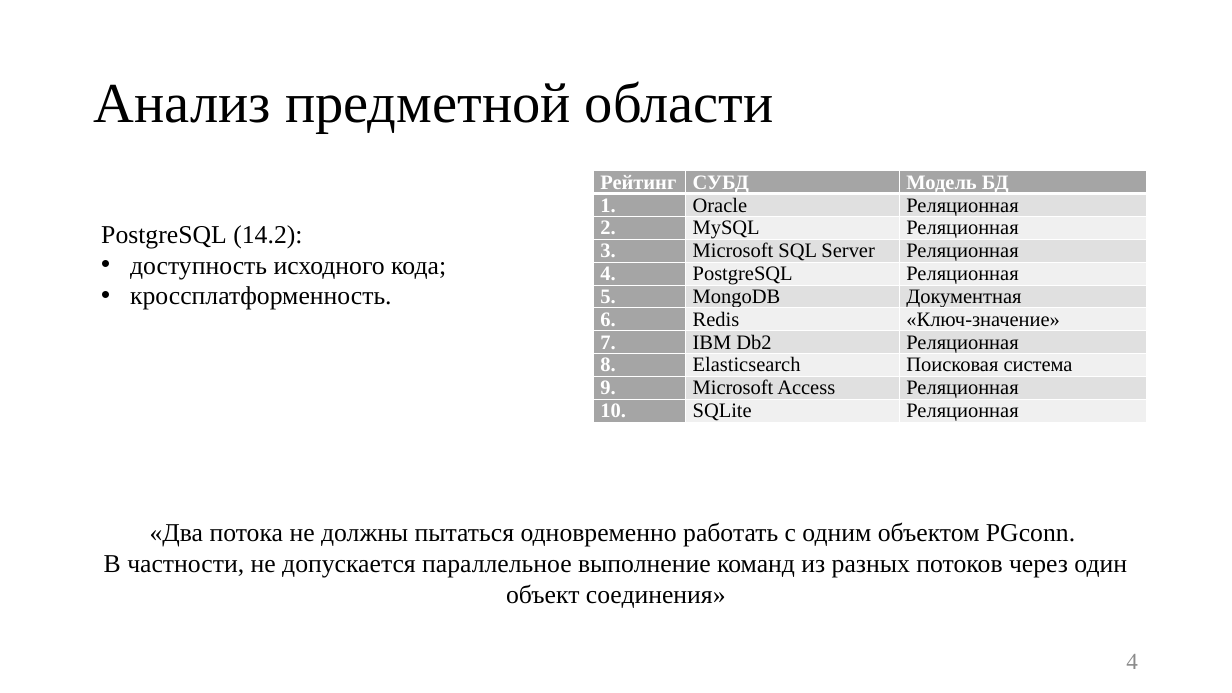
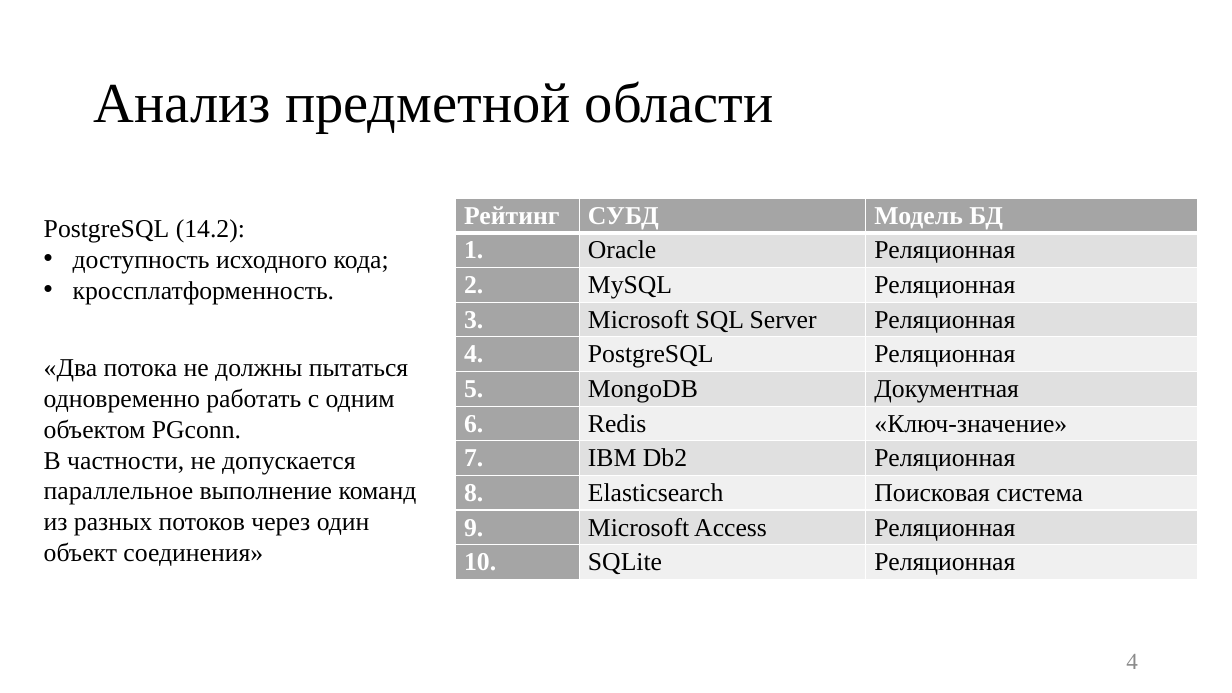
Before and after one commit to platosha-git/Diplom-theory, a slide deck: slide 4 of Презентация.pptx. Drawn at 1232x693 pixels with LibreOffice and Linux fonts; fonts in the diff are those of the drawing. Boxes give left, top, right and bottom in pixels: in the first picture for what was removed or moved away, otherwise in the second. Text is boxed around its words. In the diff, an @@ line names an element or a change of style, - is before the commit and + after.

```diff
--- a/Презентация.pptx
+++ b/Презентация.pptx
@@ text "PostgreSQL (14.2):": place and size @@
-text "PostgreSQL (14.2):" at (101,225,446,310)
+text "PostgreSQL (14.2):" at (44,219,389,304)
@@ table at (456,199,1198,580) @@
@@ size 16 to 20 pt @@
@@ table: place and size @@
-table at (593,171,1147,442)
+table at (456,199,1198,580)
@@ text "«Два потока не должны пытаться ...": place and size @@
-text "«Два потока не должны пытаться ..." at (104,522,1127,608)
+text "«Два потока не должны пытаться ..." at (44,359,417,566)
@@ text "«Два потока не должны пытаться ..." at (44,359,417,566): alignment centre to left @@
```
Also in this commit, not shown: 10 other slides changed, 3 slides added, 2 slides removed, 10 other files.
